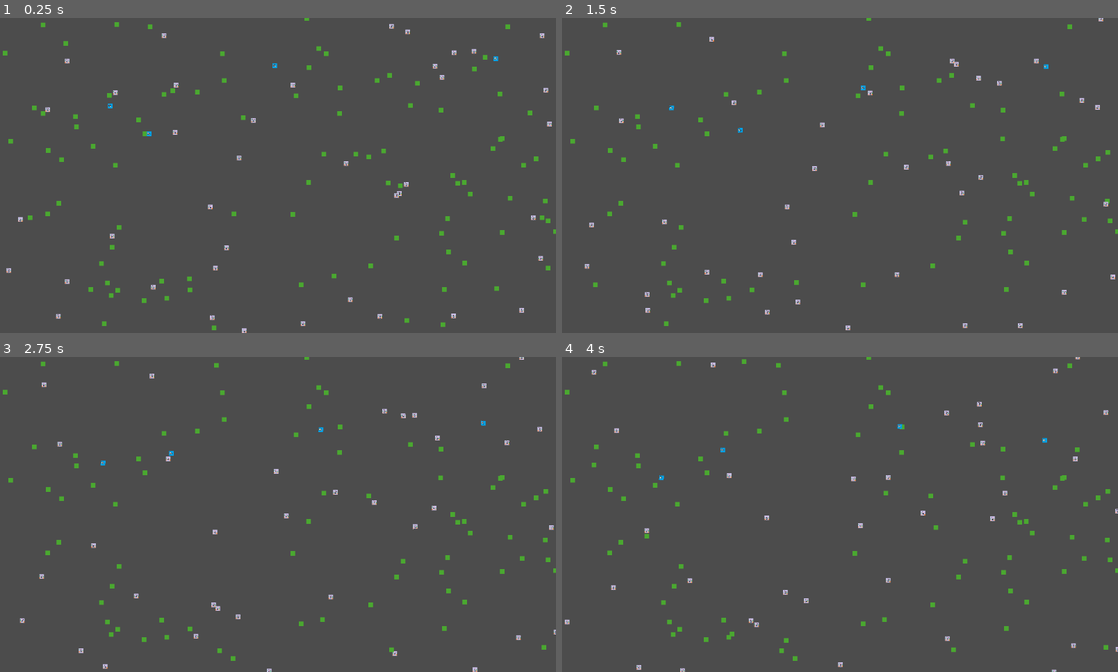
Above: before the commit, frames 1-4 (two rows, left to right).
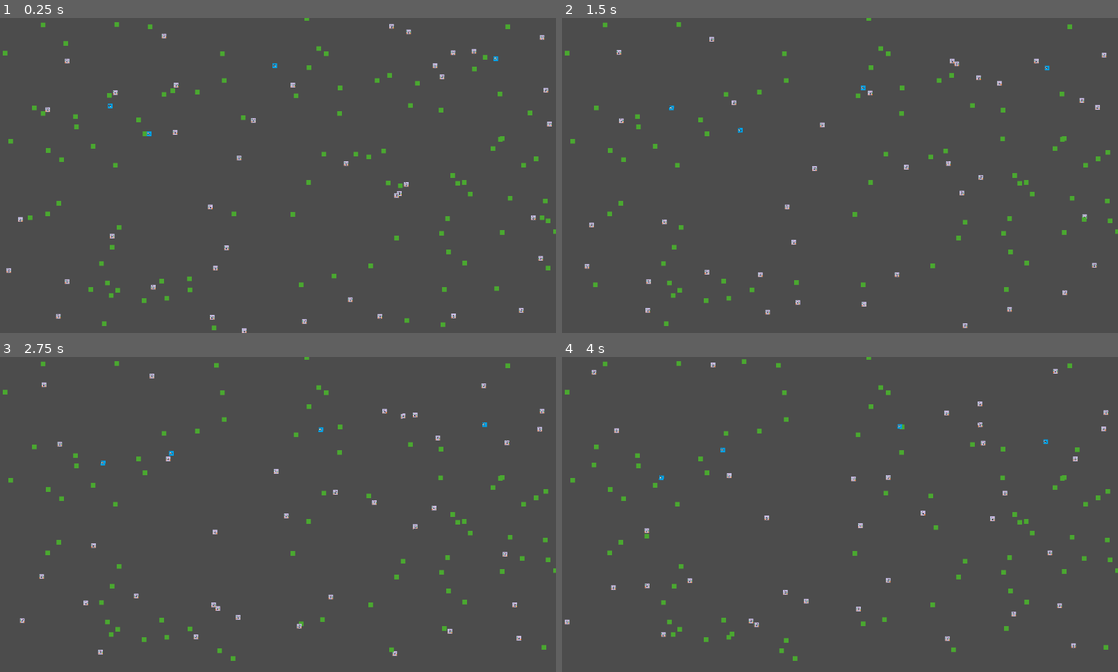
Above: after the commit, the same moments.

Repository: Unrimah/petri_cup
Game: Godot game, scene res://Node2D.tscn
Two runs of this game, one before a commit and one after it. Both use one fixed random seed, a clock stepped at 60 frames per second and the inputs below.
Inputs:
- Up to frame 1 (0.25 s): no input
- Up to frame 2 (1.5 s): no input
- Up to frame 3 (2.75 s): no input
- Up to frame 4 (4 s): no input

The runs differ from the first frame. In frame 1, 0.1% of the frame differs, in the area x 29-98%, y 2-98%; in frame 2, 0.3%; in frame 3, 0.3%, in the area x 14-100%, y 0-100%; in frame 4, 0.3%.

Commit message:
Prepared for loop_closest_position()

Diff:
--- a/Animal.gd
+++ b/Animal.gd
@@ -84,17 +84,44 @@
 		return ACT.DIE
 	return ACT.TO_EAT
 
+func loop_distance_to(trg):
+	pass
+
+func loop_direction_to(trg):
+	pass
+
+func loop_closest_position(trg_pos):
+	return trg_pos
+
+func normalize_position():
+	pass
+
+func normalize_X(value):
+	while (value < 0):
+		value += X_RES
+	while (value > X_RES):
+		value -= X_RES
+	return value
+
+func normalize_Y(value):
+	while (value < 0):
+		value += Y_RES
+	while (value > Y_RES):
+		value -= Y_RES
+	return value
 
 func animal_to_eat(delta):
 	var food_list = get_tree().get_nodes_in_group(FOOD_GROUP)#Groups of food
 	var distance = SEARCH_RANGE
 	var direction
 	var TARGET
+	var trg_loop_pos
 
 	health -= CONSUMPTION_RUN * delta
 
 	for food in food_list:
-		var food_distance = self.position.distance_to(food.position)
+		trg_loop_pos = loop_closest_position(food.position)
+		var food_distance = self.position.distance_to(trg_loop_pos)
 		if distance > food_distance:
 			distance = food_distance
 			TARGET = food
@@ -104,15 +131,18 @@
 	if distance < EATING_DISTANCE:
 		animal_eat(TARGET)
 		return
-	direction = Vector2((TARGET.position.x - position.x)/distance,(TARGET.position.y - position.y)/distance)
+	trg_loop_pos = loop_closest_position(TARGET.position)
+	direction = Vector2((trg_loop_pos.x - position.x)/distance,(trg_loop_pos.y - position.y)/distance)
 	direction *= SPEED_RUN * delta
 	global_translate(direction)
+	normalize_position()
 
 func animal_to_fuck(delta):
 	var animals_list = get_tree().get_nodes_in_group(SELF_GROUP)
 	var distance = SEARCH_RANGE
 	var direction
 	var TARGET
+	var trg_loop_pos
 
 	health -= CONSUMPTION_RUN * delta
 
@@ -120,7 +150,8 @@
 	for animal in animals_list:
 		if animal.get_instance_id() == self.get_instance_id():
 			continue
-		var animal_distance = self.position.distance_to(animal.position)
+		trg_loop_pos = loop_closest_position(animal.position)
+		var animal_distance = self.position.distance_to(trg_loop_pos)
 		if animal_distance < SEARCH_RANGE:
 			animals_in_range += 1
 		if animal.copulation_timer > 0:
@@ -134,9 +165,11 @@
 	if (animals_in_range < POPULATION_LIMIT) and (distance < COPULATING_DISTANCE):
 		animal_copulate(TARGET)
 		return
-	direction = Vector2((TARGET.position.x - position.x)/distance,(TARGET.position.y - position.y)/distance)
+	trg_loop_pos = loop_closest_position(TARGET.position)
+	direction = Vector2((trg_loop_pos.x - position.x)/distance,(trg_loop_pos.y - position.y)/distance)
 	direction *= SPEED_RUN * delta
 	global_translate(direction)
+	normalize_position()
 
 func animal_walk(delta):
 	health -= CONSUMPTION_WALK * delta
@@ -145,17 +178,19 @@
 	if (walk_position == Vector2(0, 0)):
 		var walk_direction = randf() * 2 * PI
 		var walk_distance = randi() % (SEARCH_RANGE / 2) + 1 # To prevent X/0
-		var X = walk_distance * sin(walk_direction) + self.position.x
-		if X < 0: X = 0
-		if X > X_RES: X = X_RES
-		var Y = walk_distance * cos(walk_direction) + self.position.y
-		if Y < 0: Y = 0
-		if Y > Y_RES: Y = Y_RES
+		var X = normalize_X(walk_distance * sin(walk_direction) + self.position.x)
+#		if X < 0: X = 0
+#		if X > X_RES: X = X_RES
+		var Y = normalize_Y(walk_distance * cos(walk_direction) + self.position.y)
+#		if Y < 0: Y = 0
+#		if Y > Y_RES: Y = Y_RES
 		walk_position = Vector2(X, Y)
+		walk_position = loop_closest_position(walk_position)
 	var walk_distance = sqrt(pow((walk_position.x - position.x), 2) + pow((walk_position.y - position.y), 2))
 	var transition = Vector2((walk_position.x - position.x)/walk_distance,(walk_position.y - position.y)/walk_distance)
 	transition *= SPEED_WALK * delta
 	global_translate(transition)
+	normalize_position()
 
 func animal_eat(food):
 	health += food.BASE_HEALTH + food.health
